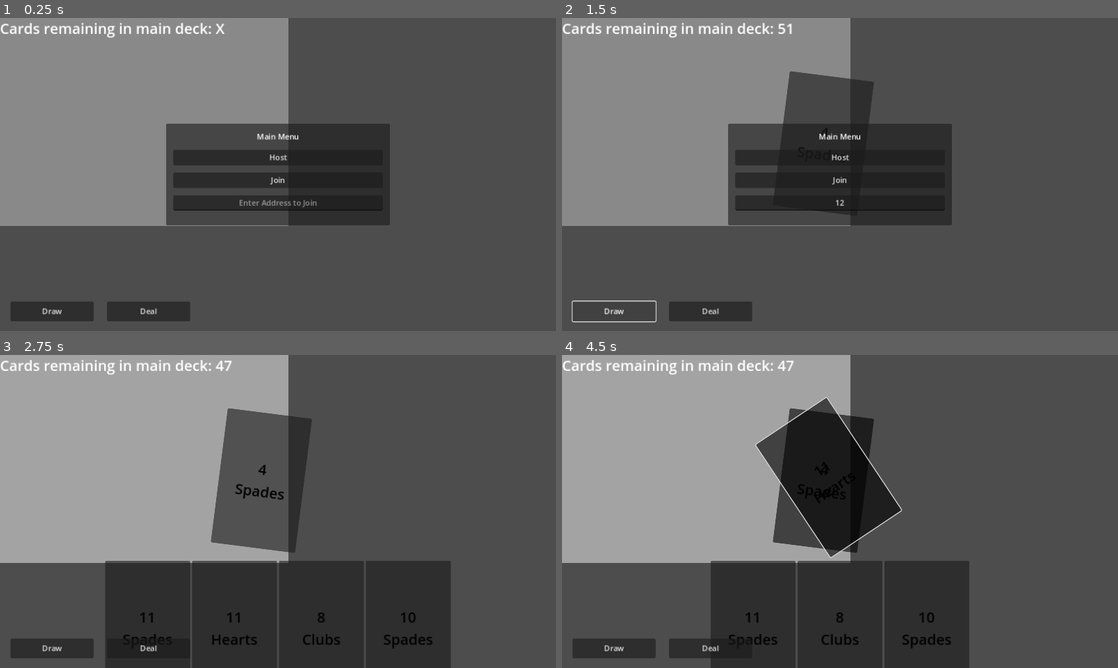
Above: before the commit, frames 1-4 (two rows, left to right).
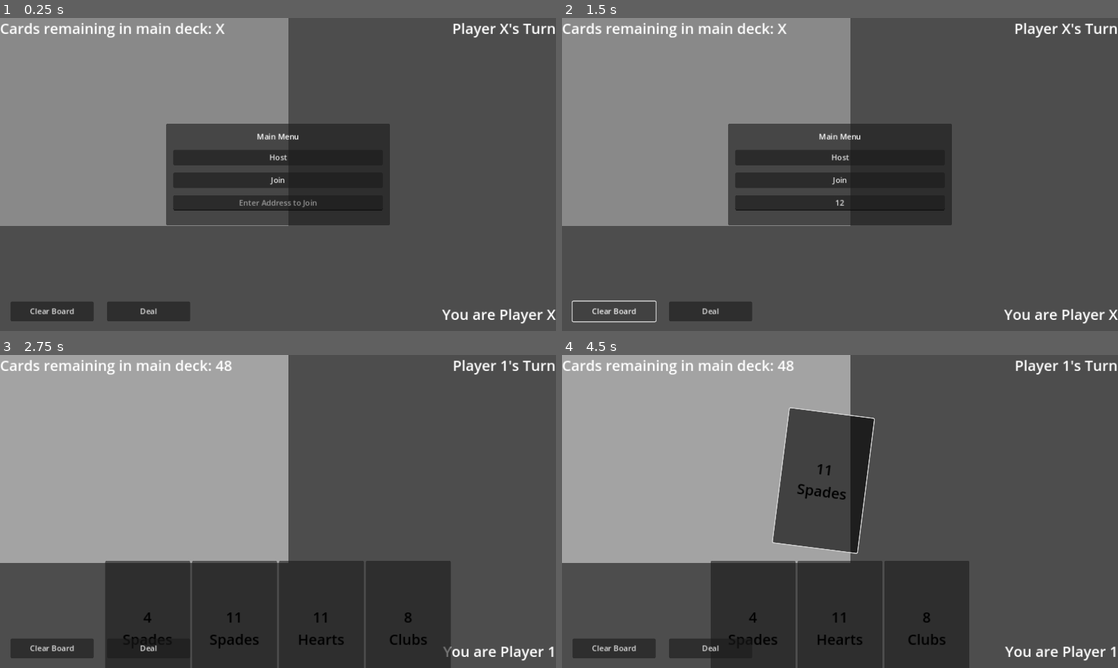
Above: after the commit, the same moments.

Repository: DubiousDuck/Mock-Bridge
Game: Godot game, scene res://scene/main.tscn
The game is run twice, just before and just after one commit, with the same random seed, the same clock (stepped at 60 frames per second) and the same inputs.
Inputs (mouse positions are in pixels of both pictures, inside the frame that each line leads up to):
- Up to frame 1 (0.25 s): no input
- Up to frame 2 (1.5 s): click (840, 202) at 0.52 s; type "12" at 0.6 s; click "Draw" (after the commit: "Clear Board") at 1.25 s
- Up to frame 3 (2.75 s): click "Host" at 2 s
- Up to frame 4 (4.5 s): click (823, 480) at 2.77 s; click (795, 627) at 3.52 s; click (828, 477) at 4.27 s

The runs differ from the first frame. In frame 1, 0.7% of the frame differs, in the area x 5-100%, y 1-98%; in frame 2, 4.7%; in frame 3, 7.7%; in frame 4, 7.2%.
Error after the commit: Invalid access of index '1' on a base object of type: 'Array'. (res://scene/main.gd:166)

Commit message:
turn loop and some UI

Diff:
--- a/important_structure/card_deck.gd
+++ b/important_structure/card_deck.gd
@@ -32,6 +32,10 @@
 	card_list.shuffle()
 	emit_changed()
 
+func clear_deck():
+	card_list.clear()
+	emit_changed()
+
 #Getters
 
 func get_deck_length() -> int:
--- a/scene/PlayerHand.gd
+++ b/scene/PlayerHand.gd
@@ -5,6 +5,16 @@
 @export var tracking_player : Player
 
 const CARD_UI = preload("res://ui/card_ui.tscn")
+
+var hand_enabled = false
+
+func _process(delta):
+	if hand_enabled:
+		for control in get_children():
+			control.disabled = false
+	else:
+		for control in get_children():
+			control.disabled = true
 
 func clear_hand():
 	for card in get_children():
@@ -27,3 +37,6 @@
 			tracking_player.remove_card_from_hand(id)
 			emit_signal("card_chosen", card_played)
 			card.queue_free()
+
+func toggle_hand(state : bool):
+	hand_enabled = state
--- a/scene/main.gd
+++ b/scene/main.gd
@@ -1,8 +1,12 @@
 extends Node2D
+
+signal card_played
+signal turn_continue
 
 const CARD_UI = preload("res://ui/card_ui.tscn")
 const PLAYER = preload("res://player/player.tscn")
 const STARTING_CARD_N = 4
+const MAX_PLAYER_N = 2
 const PORT = 9999
 var enet_peer = ENetMultiplayerPeer.new()
 
@@ -14,6 +18,8 @@
 var MAIN_DECK : CardDeck = CardDeck.new([], "Main Deck")
 var DECK_ON_BOARD : CardDeck = CardDeck.new([], "Deck on Board")
 var players = {} #ID for each player
+var id_array = []
+var player_turn = 0
 
 func _ready():
 	prepare_deck()
@@ -28,12 +34,15 @@
 	multiplayer.peer_connected.connect(add_player)
 
 	add_player(multiplayer.get_unique_id())
+	$CanvasLayer/Label3.text = "You are Player " + str(multiplayer.get_unique_id())
+	turn_loop()
 
 func _on_join_button_pressed():
 	main_menu.hide()
 
 	enet_peer.create_client("localhost", PORT)
 	multiplayer.multiplayer_peer = enet_peer
+	$CanvasLayer/Label3.text = "You are Player " + str(multiplayer.get_unique_id())
 
 
 func add_player(peer_id):
@@ -41,6 +50,7 @@
 	player.name = str(peer_id)
 	player.player_id = peer_id
 	players[peer_id] = player
+	id_array.push_back(peer_id) #Potential problem?
 	$PlayerFolder.add_child(player)
 
 	update_player_list.rpc_id(peer_id, players)
@@ -115,21 +125,23 @@
 func request_add_card_to_board(card : Card):
 	pass #maybe this will be useful later
 
+@rpc("any_peer", "call_local")
+func clear_deck_on_board():
+	DECK_ON_BOARD.clear_deck()
+	for item in $CanvasLayer/CardStack.get_children():
+		item.queue_free()
+
 func _on_player_hand_card_chosen(card : Card):
 	var dict : Dictionary = Decoder.get_dict_from_card(card)
 	add_card_to_board.rpc(dict)
 	update_hand_to_server.rpc_id(1, Decoder.encode_deck(local_player.get_current_hand()))
+	emit_signal("card_played")
 
 func _on_button_2_pressed():
 	request_deal_cards_to_player.rpc_id(1, 4)
 
 func _on_button_pressed():
-	var top_card : Card = MAIN_DECK.draw_top_card()
-	if top_card != null:
-		print(top_card.name + " has been drawn")
-		add_card_to_board(Decoder.get_dict_from_card(top_card))
-	else:
-		print("There are no more cards.")
+	clear_deck_on_board.rpc()
 
 @rpc("any_peer")
 func sync_main_deck(deck_code : Array):
@@ -144,7 +156,37 @@
 #Record and display cards drawn/played v
 #Receiving cards and playing cards v
 #Multiple player set up v
-## Draw from main deck
+## Draw from main deck v
 ## each player shld only see their own hand v
 #Equally split all cards to four hands
 #Turn loops
+
+func turn_loop():
+	#get current player ID
+	var target_id = id_array[player_turn]
+	toggle_hand.rpc(false, target_id)
+	#get card from player
+	my_turn.rpc_id(target_id)
+	await turn_continue #wacky logic but works so far
+	#check if legal play
+	#update board
+	#update round winner
+	#increase turn number
+	player_turn = (player_turn + 1)%MAX_PLAYER_N
+	print(player_turn)
+	turn_loop()
+
+@rpc("authority", "call_local")
+func toggle_hand(state : bool, current_id : int):
+	player_hand.toggle_hand(state)
+	$CanvasLayer/Label2.text = "Player " + str(current_id) + "'s Turn"
+
+@rpc("authority", "call_local")
+func my_turn():
+	player_hand.toggle_hand(true)
+	await card_played
+	continue_turn.rpc_id(1)
+
+@rpc("any_peer", "call_local")
+func continue_turn():
+	emit_signal("turn_continue")
--- a/scene/main.tscn
+++ b/scene/main.tscn
@@ -16,6 +16,31 @@
 offset_bottom = 56.0
 theme_override_font_sizes/font_size = 30
 text = "Cards remaining in main deck: X"
+
+[node name="Label2" type="Label" parent="CanvasLayer"]
+anchors_preset = 1
+anchor_left = 1.0
+anchor_right = 1.0
+offset_left = -465.0
+offset_bottom = 56.0
+grow_horizontal = 0
+theme_override_font_sizes/font_size = 30
+text = "Player X's Turn"
+horizontal_alignment = 2
+
+[node name="Label3" type="Label" parent="CanvasLayer"]
+anchors_preset = 3
+anchor_left = 1.0
+anchor_top = 1.0
+anchor_right = 1.0
+anchor_bottom = 1.0
+offset_left = -465.0
+offset_top = -56.0
+grow_horizontal = 0
+grow_vertical = 0
+theme_override_font_sizes/font_size = 30
+text = "You are Player X"
+horizontal_alignment = 2
 
 [node name="CardStack" type="Control" parent="CanvasLayer"]
 layout_mode = 3
@@ -56,7 +81,7 @@
 offset_bottom = 304.0
 grow_horizontal = 2
 grow_vertical = 2
-text = "Draw"
+text = "Clear Board"
 
 [node name="Button2" type="Button" parent="CanvasLayer"]
 anchors_preset = 8
